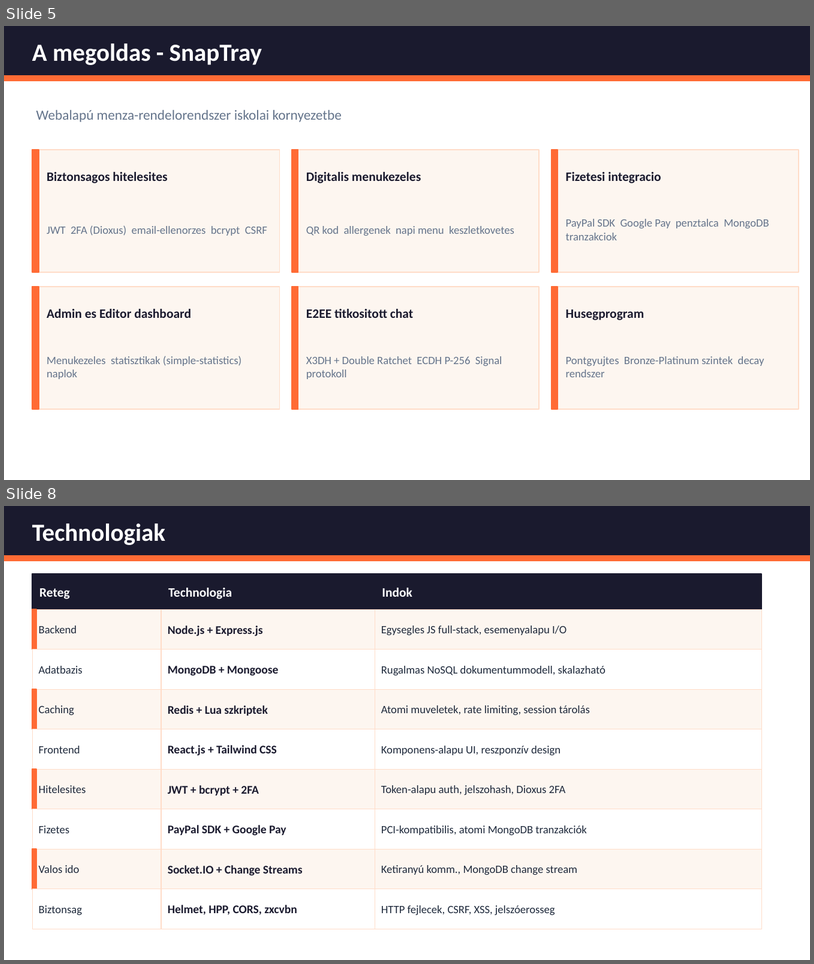
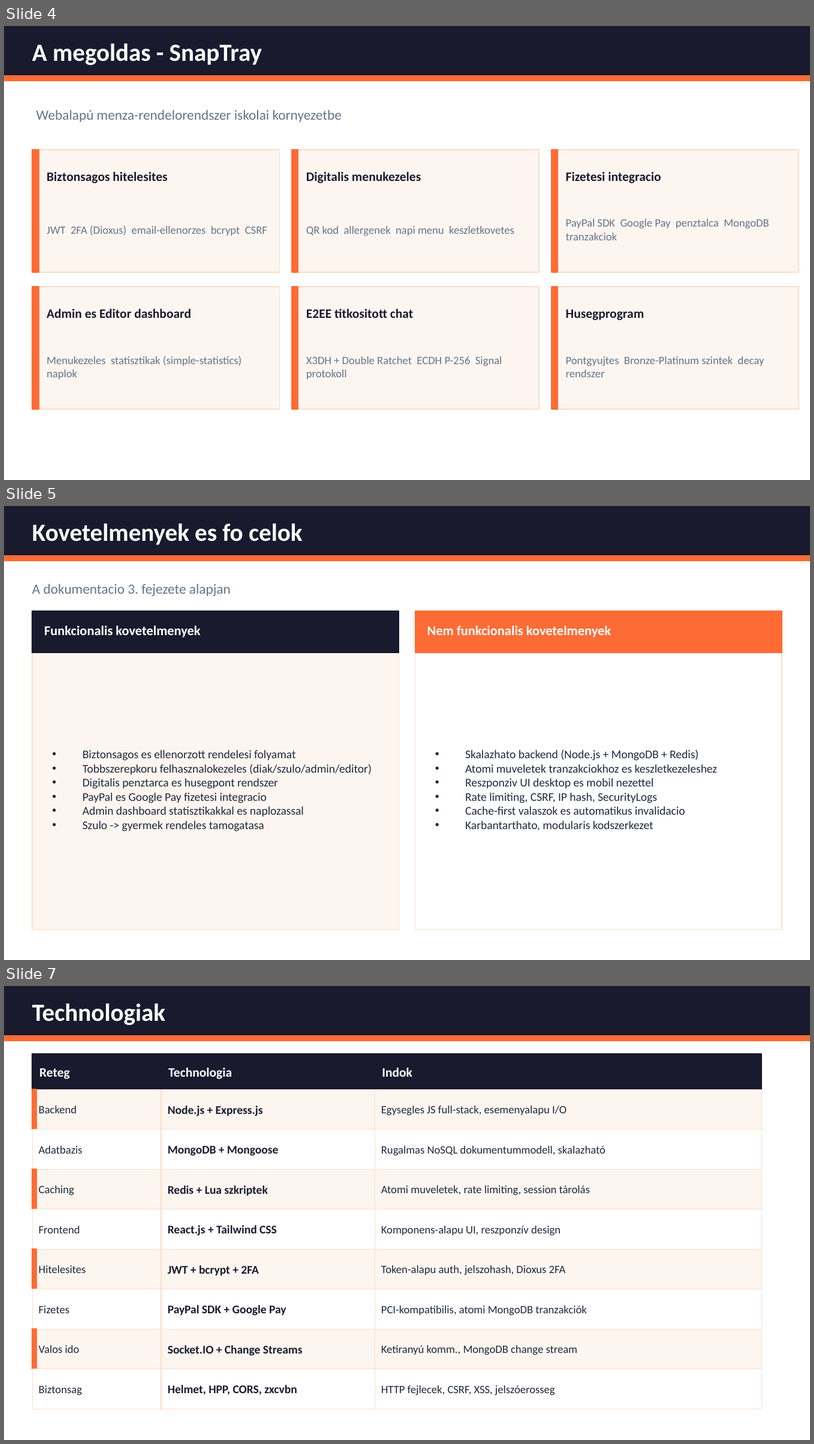
Before and after one commit to bivorzk/iskolaprojekt, a slide deck: SnapTray_Prezentacio_v3.pptx. Shown one above the other, each under a label of ours: slides 5 and 8 before the commit, slides 4, 5 and 7 after it; the slides between them are not shown. The pictures are 814x964 and 814x1444 pixels, drawn with LibreOffice and Linux fonts; fonts in the diff are those of the drawing. Boxes give left, top, right and bottom in pixels: in the first picture for what was removed or moved away, otherwise in the second. Text is boxed around its words. In the diff, an @@ line names an element or a change of style, - is before the commit and + after.

```diff
--- a/SnapTray_Prezentacio_v3.pptx
+++ b/SnapTray_Prezentacio_v3.pptx
@@ slide 5 added at bbox=[4, 506, 810, 960], background #FFFFFF @@
@@ rectangle added at bbox=[4, 506, 810, 556], fill #1A1A2E, outline #1A1A2E 1 pt @@
@@ text added at bbox=[32, 523, 303, 545], 22 pt, text #FFFFFF, bold @@
+Kovetelmenyek es fo celok
@@ rectangle added at bbox=[4, 556, 810, 561], fill #FF6B35, outline #FF6B35 1 pt @@
@@ text added at bbox=[32, 584, 231, 596], 12.5 pt, text #64748B @@
+A dokumentacio 3. fejezete alapjan
@@ rectangle added at bbox=[32, 611, 399, 930], fill #FDF6F0, outline #FFDCC8 1 pt @@
@@ rectangle added at bbox=[32, 611, 399, 653], fill #1A1A2E, outline #1A1A2E 1 pt @@
@@ rectangle added at bbox=[415, 611, 782, 930], fill #FFFFFF, outline #FFDCC8 1 pt @@
@@ rectangle added at bbox=[415, 611, 782, 653], fill #FF6B35, outline #FF6B35 1 pt @@
@@ text added at bbox=[44, 625, 200, 637], 12 pt, text #FFFFFF, bold @@
+Funkcionalis kovetelmenyek
@@ text added at bbox=[428, 625, 611, 637], 12 pt, text #FFFFFF, bold @@
+Nem funkcionalis kovetelmenyek
@@ text added at bbox=[83, 750, 372, 831], 10.5 pt, text #1E293B @@
+• Biztonsagos es ellenorzott rendelesi folyamat
+• Tobbszerepkoru felhasznalokezeles (diak/szulo/admin/editor)
+• Digitalis penztarca es husegpont rendszer
+• PayPal es Google Pay fizetesi integracio
+• Admin dashboard statisztikakkal es naplozassal
+• Szulo -> gyermek rendeles tamogatasa
@@ text added at bbox=[465, 750, 717, 831], 10.5 pt, text #1E293B @@
+• Skalazhato backend (Node.js + MongoDB + Redis)
+• Atomi muveletek tranzakciokhoz es keszletkezeleshez
+• Reszponziv UI desktop es mobil nezettel
+• Rate limiting, CSRF, IP hash, SecurityLogs
+• Cache-first valaszok es automatikus invalidacio
+• Karbantarthato, modularis kodszerkezet
@@ what was slide 5 is now slide 4 @@
@@ what was slide 8 is now slide 7 @@
```
Also in this commit, not shown: 10 slides changed, 1 other slide added, 16 slides removed, 1 other file.
